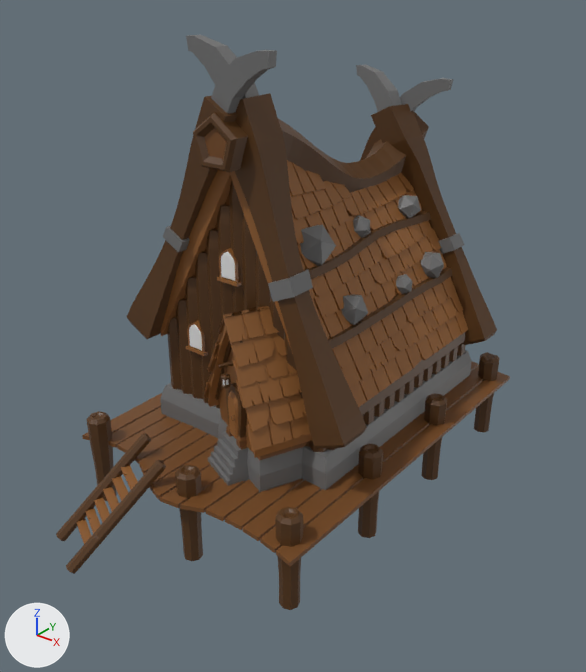
One commit to the FBX model Viking-Game/Assets/Models/A_Base/A_BaseB.fbx: the scene before it, then after it.
Camera for both pictures: a 50 mm lens placed at (5.13, -19.15, 22.94), pointed at (-5.04, -6.44, 15.06). The lights are fixed; the arrows at lower left show +X, +Y and +Z. Vertices at the same position are counted once.

In view in the first picture: 'A_BaseB'.
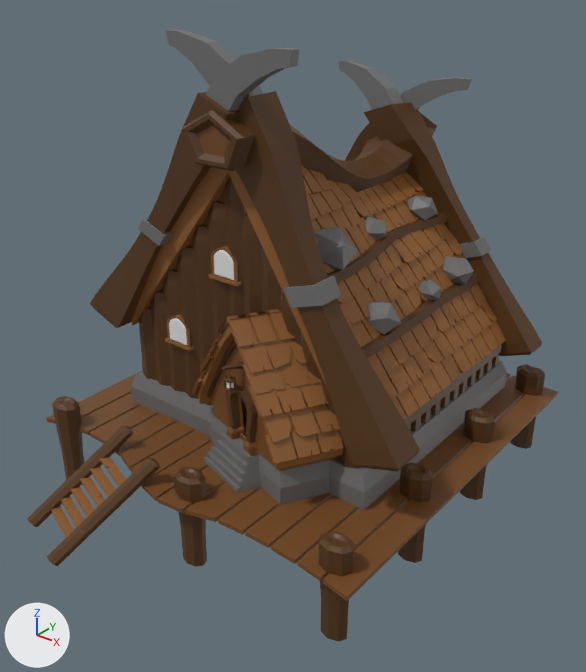
Location of each change, (x1, y1, x2, y2) in pixels of the pictures (586 x 672 px):
'A_BaseB', reshaped, rescaled (17% wider, 6% taller): before (56, 35, 510, 610); after (27, 30, 558, 642)
part 1 of me_plane_077, deleted: before (228, 390, 238, 439)

Patch to the scene script:
```diff
--- a/Viking-Game/Assets/Models/A_Base/A_BaseB.fbx.py
+++ b/Viking-Game/Assets/Models/A_Base/A_BaseB.fbx.py
@@ me_plane_077 @@
 me_plane_077.from_pydata(...)  # 7898 vertices, 6488 faces; spans x -330.0..325.0, y -423.0..626.0, z -488.0..622.0
 # used by ob_a_baseb; location = (-5.51, -5.53, 15.07); rotation_euler = (1.571, 0.0, 0.0), in degrees (90, 0, 0); scale = (0.01, 0.01, 0.01)
+# me_plane_077 part 1: the loose piece of 124 vertices spanning x 19.0..68.0, y -176.0..-59.0, z 267.0..296.0 is deleted
 me_plane_077.materials.append(mat_brown)
@@ ob_a_baseb @@
 ob_a_baseb.rotation_euler = (1.571, 0.0, 0.0)  # degrees (90, 0, 0)
-ob_a_baseb.scale = (0.01, 0.01, 0.01)
+ob_a_baseb.scale = (0.0141, 0.0101, 0.0101)
```
